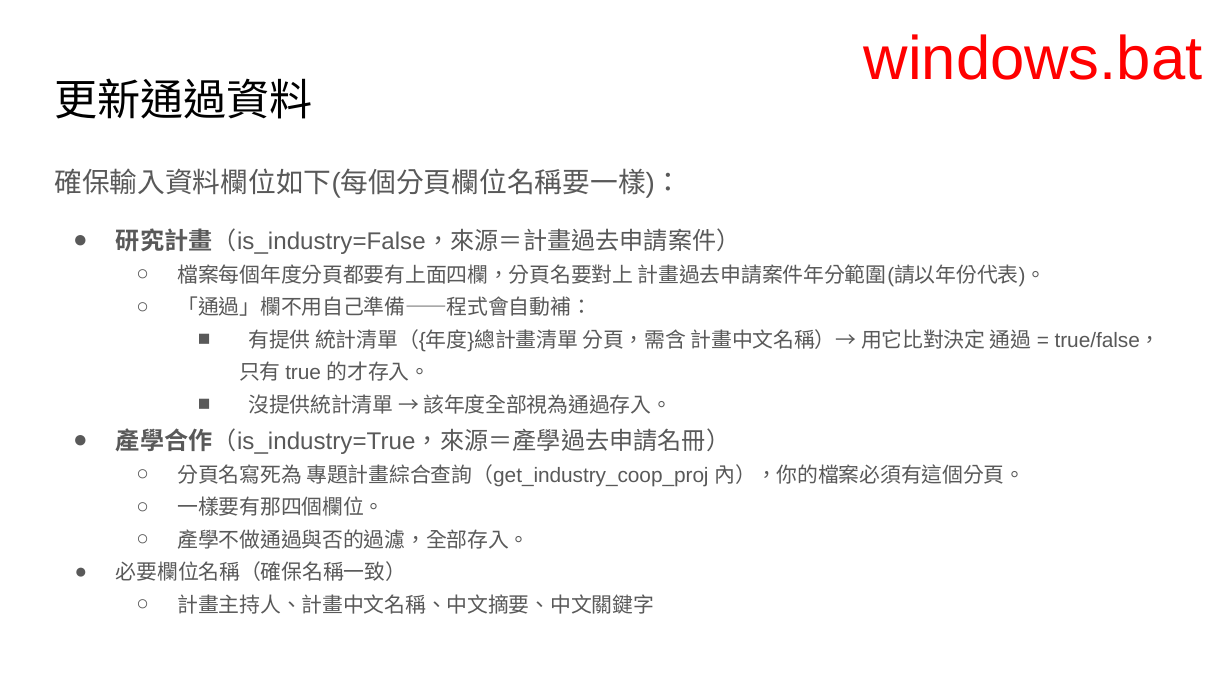
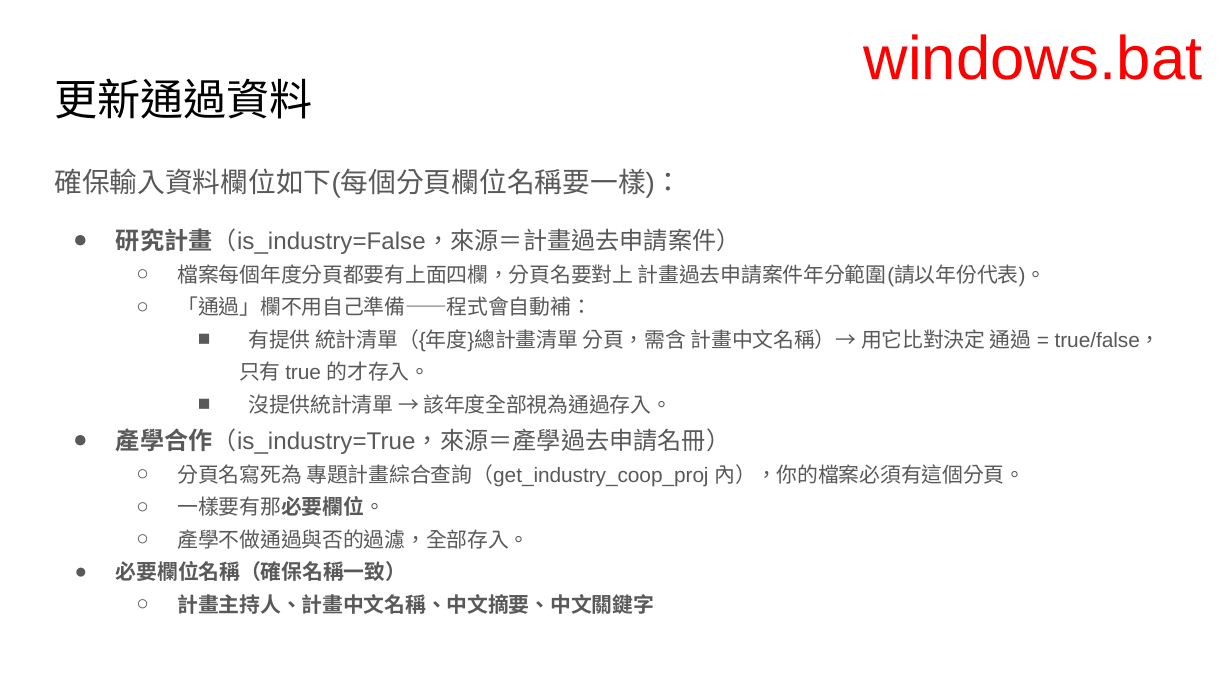
Before and after one commit to AnnaChen1228/MOST_committee, a slide deck: slide 30 of 國科會推薦委員操作手冊(V6).pptx. Drawn at 1232x693 pixels with LibreOffice and Linux fonts; fonts in the diff are those of the drawing. Boxes give left, top, right and bottom in pixels: in the first picture for what was removed or moved away, otherwise in the second. Text is boxed around its words. In the diff, an @@ line names an element or a change of style, - is before the commit and + after.

Commit message:
[Update] 簡報

```diff
--- a/國科會推薦委員操作手冊(V6).pptx
+++ b/國科會推薦委員操作手冊(V6).pptx
@@ text at <box>178,496,385,516</box>: text changed @@
-  ○ 一樣要有那四個欄位。
+  ○ 一樣要有那必要欄位。
@@ text at <box>116,561,655,614</box>: bold on in "必要欄位名稱（確保名稱一致）", "計畫主持人、計畫中文名稱、中文摘要、中文關鍵字" @@
```
